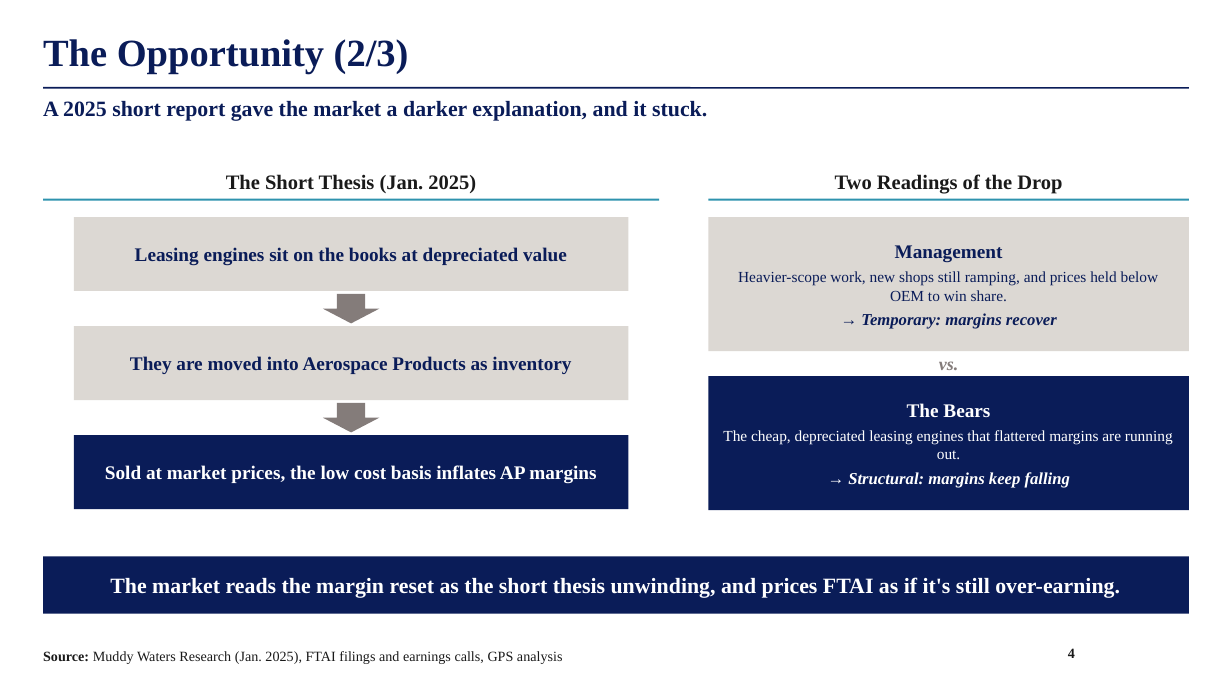
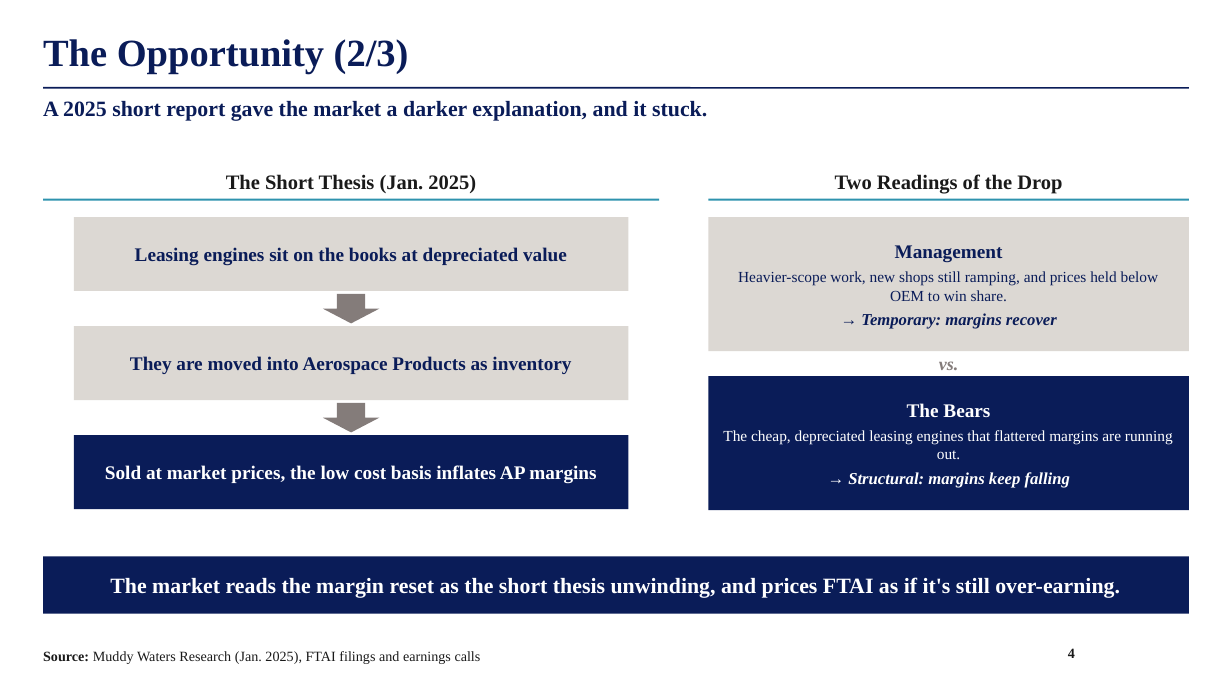
Before and after one commit to maxlsmls-dot/SPOT, a slide deck: slide 4 of deck/FTAI_Long_Pitch.pptx. Drawn at 1232x693 pixels with LibreOffice and Linux fonts; fonts in the diff are those of the drawing; background and template pictures are left out. Boxes give left, top, right and bottom in pixels: in the first picture for what was removed or moved away, otherwise in the second. Text is boxed around its words. In the diff, an @@ line names an element or a change of style, - is before the commit and + after.

```diff
--- a/deck/FTAI_Long_Pitch.pptx
+++ b/deck/FTAI_Long_Pitch.pptx
@@ text at (x1=43, y1=651, x2=481, y2=664): text changed @@
-Source: Muddy Waters Research (Jan. 2025), FTAI filings and earnings calls, GPS analysis
+Source: Muddy Waters Research (Jan. 2025), FTAI filings and earnings calls
```
Also in this commit, not shown: 12 other slides changed, 1 other file.
